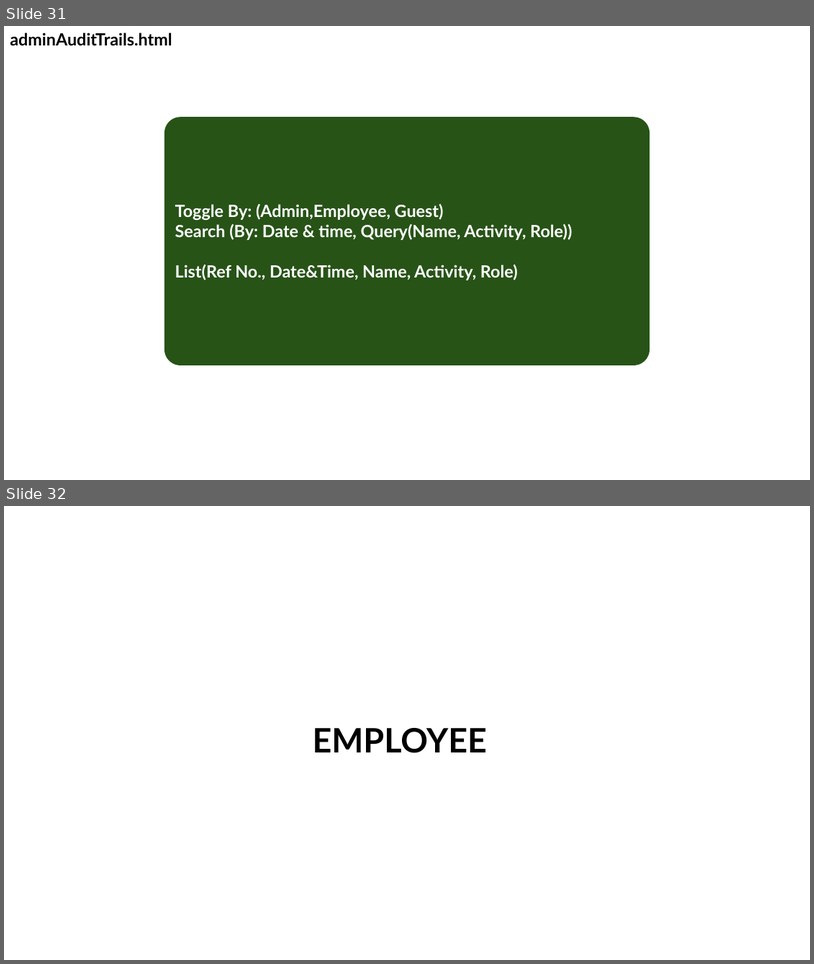
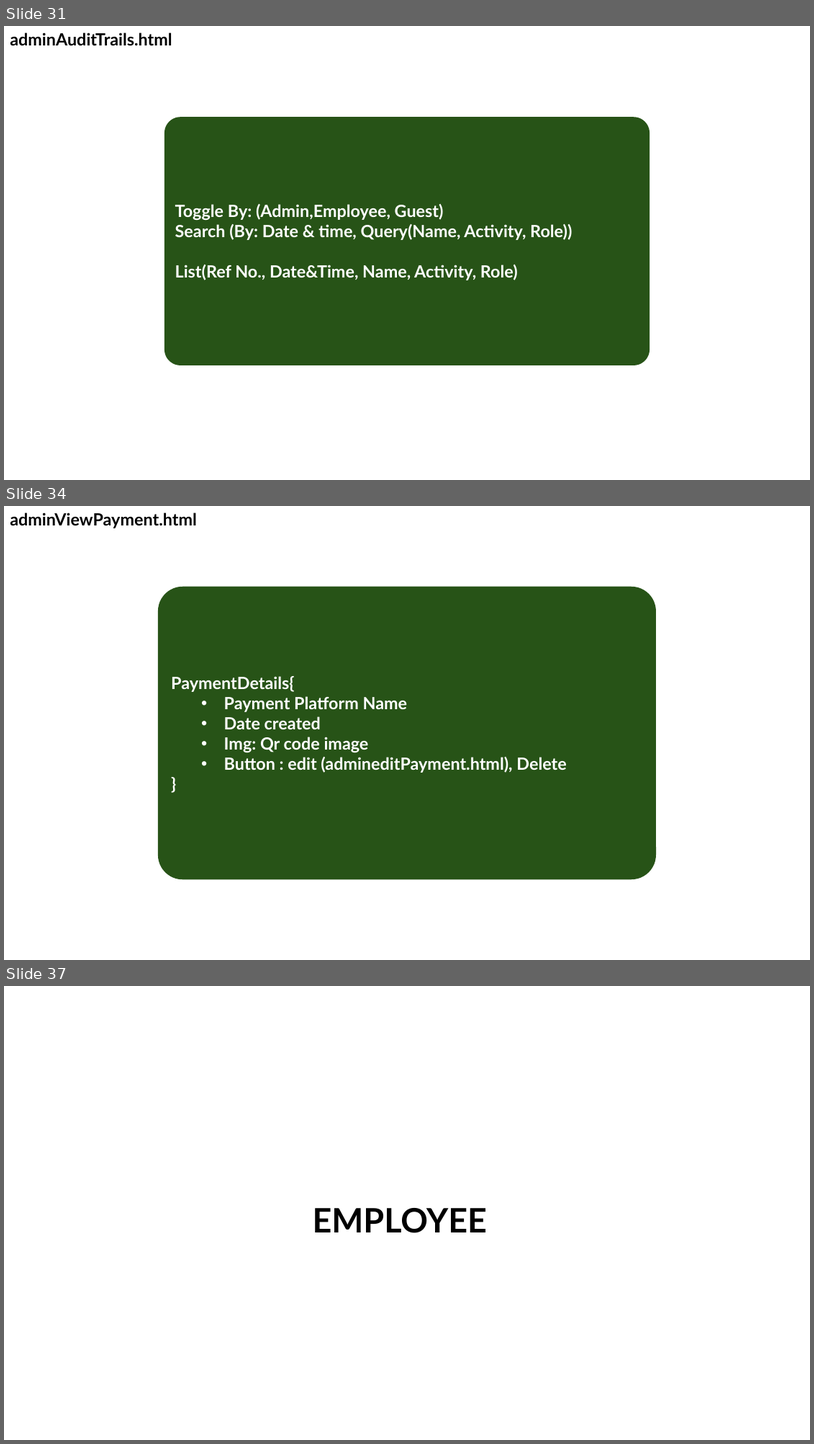
Before and after one commit to Booking-Resevation-Betcha-Homie-House/CAPSTONE-Development-Road-Map, a slide deck: betchaBooking-USECASE.pptx. Shown one above the other, each under a label of ours: slides 31 and 32 before the commit, slides 31, 34 and 37 after it; the slides between them are not shown. The pictures are 814x964 and 814x1444 pixels, drawn with LibreOffice and Linux fonts; fonts in the diff are those of the drawing. Boxes give left, top, right and bottom in pixels: in the first picture for what was removed or moved away, otherwise in the second. Text is boxed around its words. In the diff, an @@ line names an element or a change of style, - is before the commit and + after.

```diff
--- a/betchaBooking-USECASE.pptx
+++ b/betchaBooking-USECASE.pptx
@@ slide 34 added at bbox=[4, 506, 810, 960], background #FFFFFF @@
@@ text added at bbox=[10, 512, 197, 528], 20 pt, text #000000, bold @@
+adminViewPayment.html
@@ rounded rectangle added at bbox=[158, 587, 657, 879], fill #275417, 20 pt, text #FFFFFF, bold @@
+PaymentDetails{
+  • Payment Platform Name
+  • Date created
+  • Img: Qr code image
+  • Button : edit (admineditPayment.html), Delete
+}
@@ what was slide 32 is now slide 37 @@
```
Also in this commit, not shown: 2 slides changed, 4 other slides added, 1 other file.
